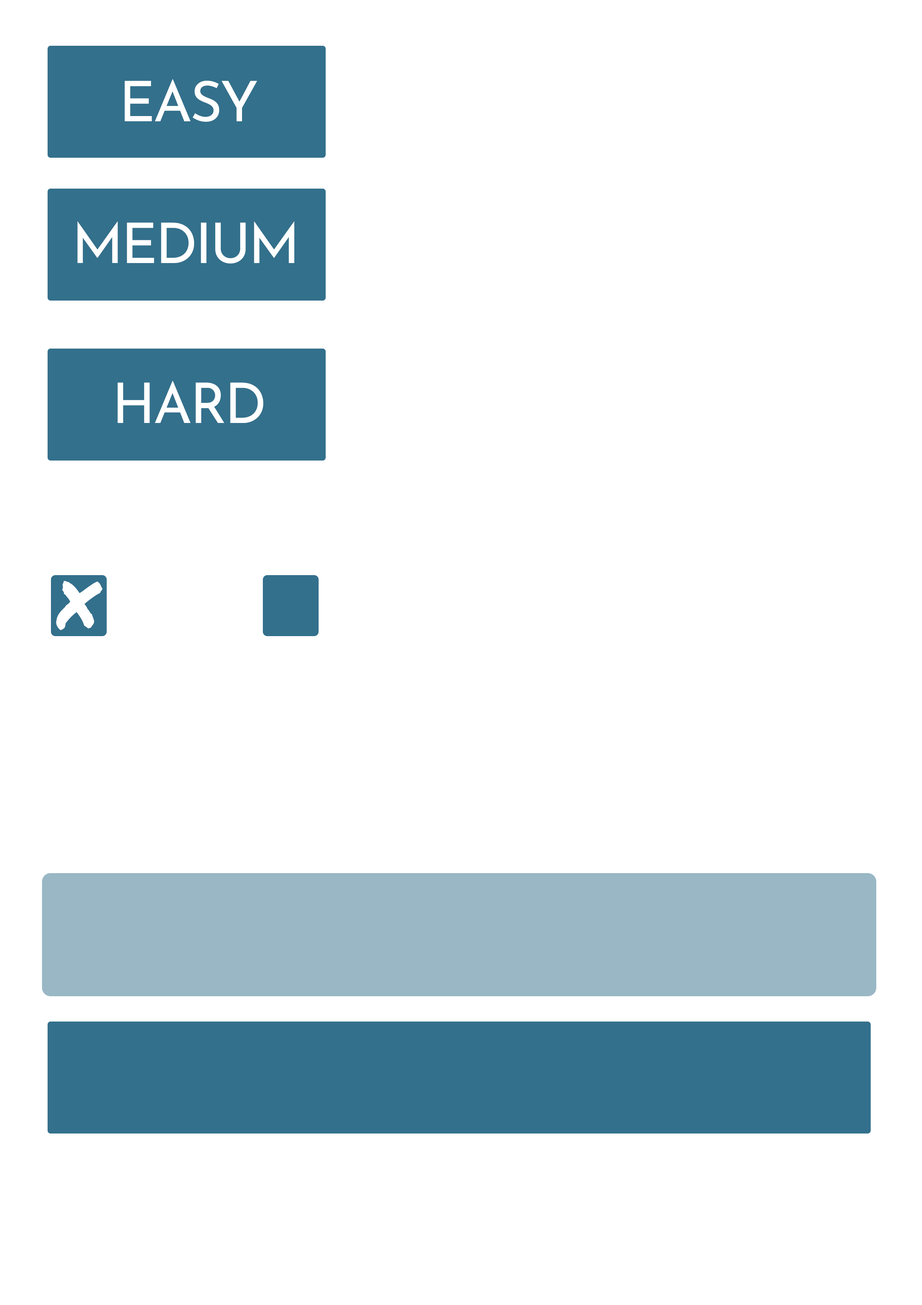
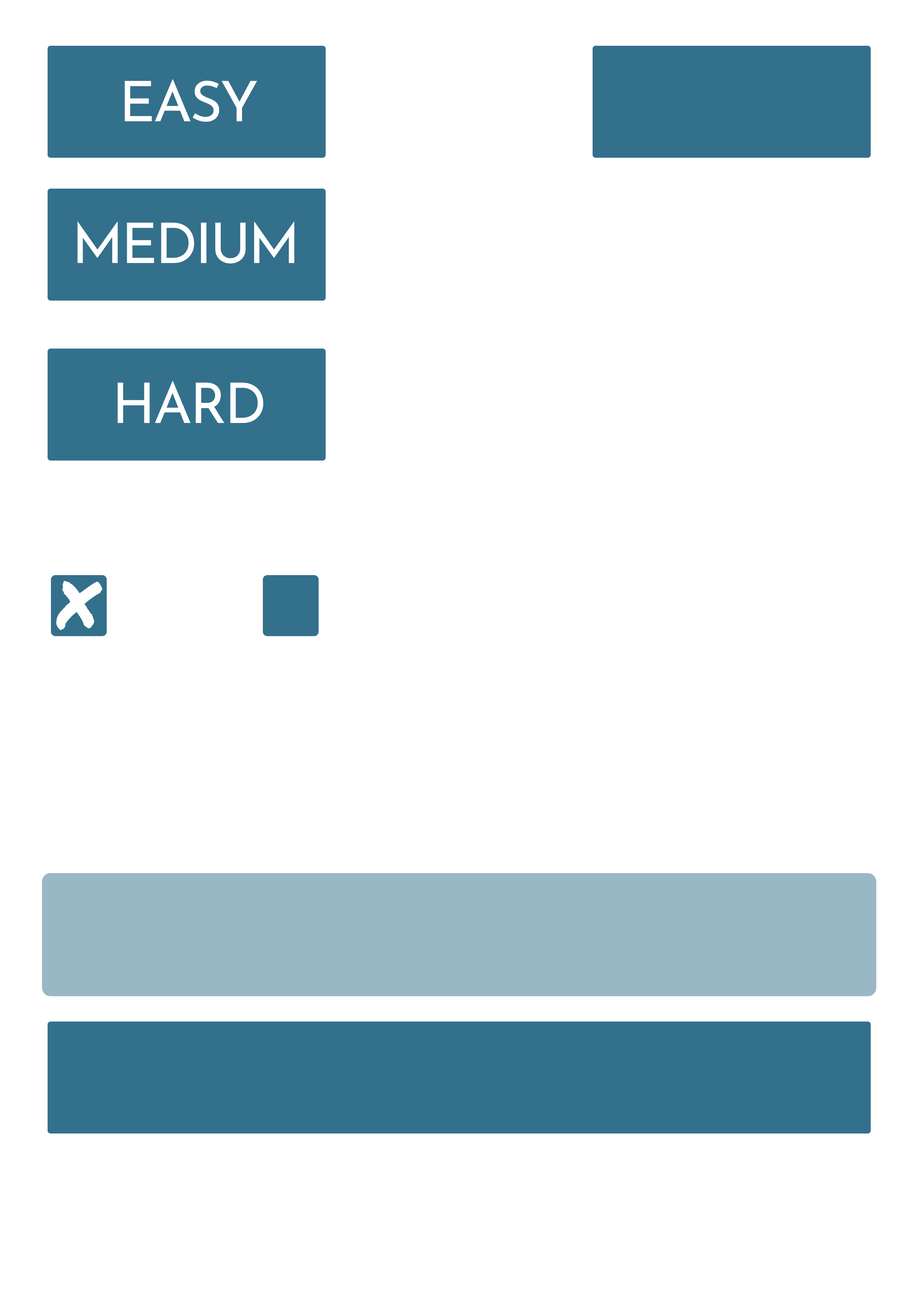
Comparing the layer stacks of the two 922×1305 images. Changes:
painted on "Rectangle 5 copy" over left=56, top=580, right=103, bottom=631
added layer "15" above "Rounded Rectangle 1 copy 11" over left=592, top=45, right=872, bottom=158
